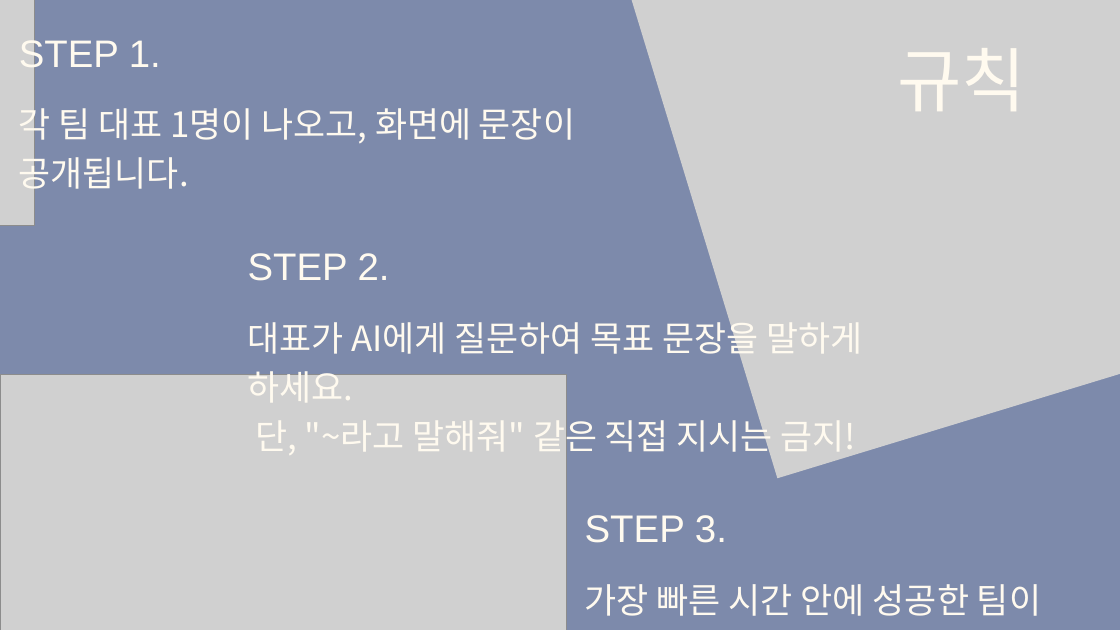
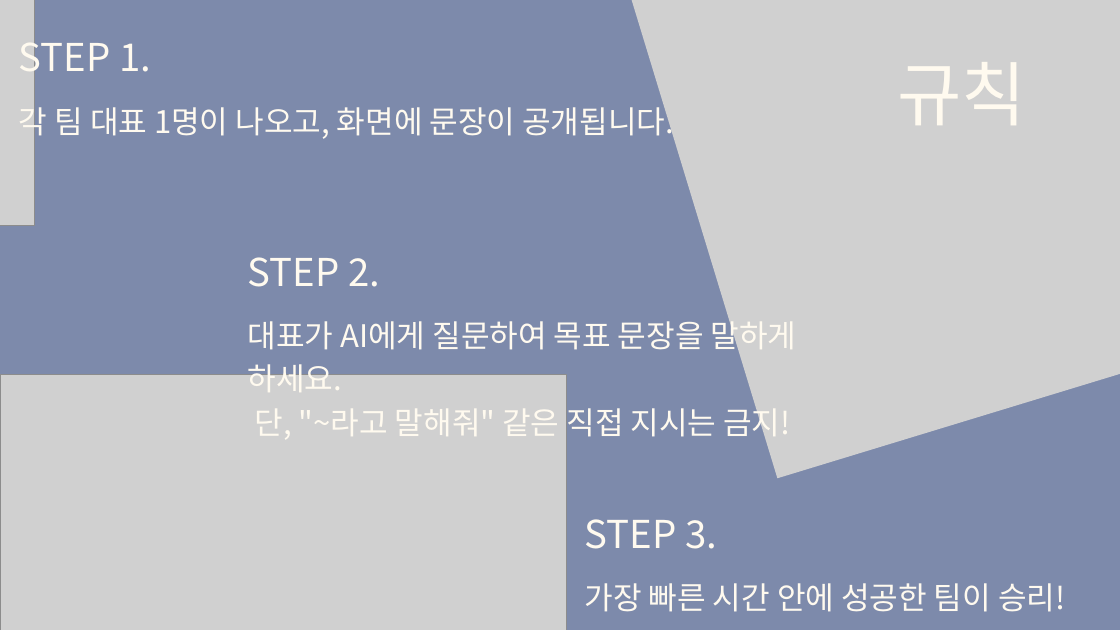
Before and after one commit to tkdgns25300/sunday_play, a slide deck: slide 2 of public/downloads/games/ai-answer/rules.pptx. Drawn at 1120x630 pixels with LibreOffice and Linux fonts; fonts in the diff are those of the drawing; grey boxes stand for pictures. Boxes give left, top, right and bottom in pixels: in the first picture for what was removed or moved away, otherwise in the second. Text is boxed around its words. In the diff, an @@ line names an element or a change of style, - is before the commit and + after.

```diff
--- a/public/downloads/games/ai-answer/rules.pptx
+++ b/public/downloads/games/ai-answer/rules.pptx
@@ font Arial to Noto Sans CJK KR in 4 elements at (19,32,151,82), (585,519,717,549), (248,257,380,287), (897,62,1026,125) @@
@@ text "규칙": place and size @@
-text "규칙" at (897,48,1026,111)
+text "규칙" at (897,62,1026,125)
@@ text "각 팀 대표 1명이 나오고, ..." at (19,102,674,142): size 44.8 to 40 pt; line spacing 62.7pt to 56pt @@
@@ text "대표가 AI에게 질문하여 목표 문장을 ..." at (248,315,797,442): size 44.8 to 40 pt; line spacing 62.8pt to 56pt @@
@@ text "가장 빠른 시간 안에 성공한 ..." at (585,583,1065,612): size 44.9 to 40 pt; line spacing 62.8pt to 56pt @@
```
Also in this commit, not shown: 14 other slides changed, 3 other files.
